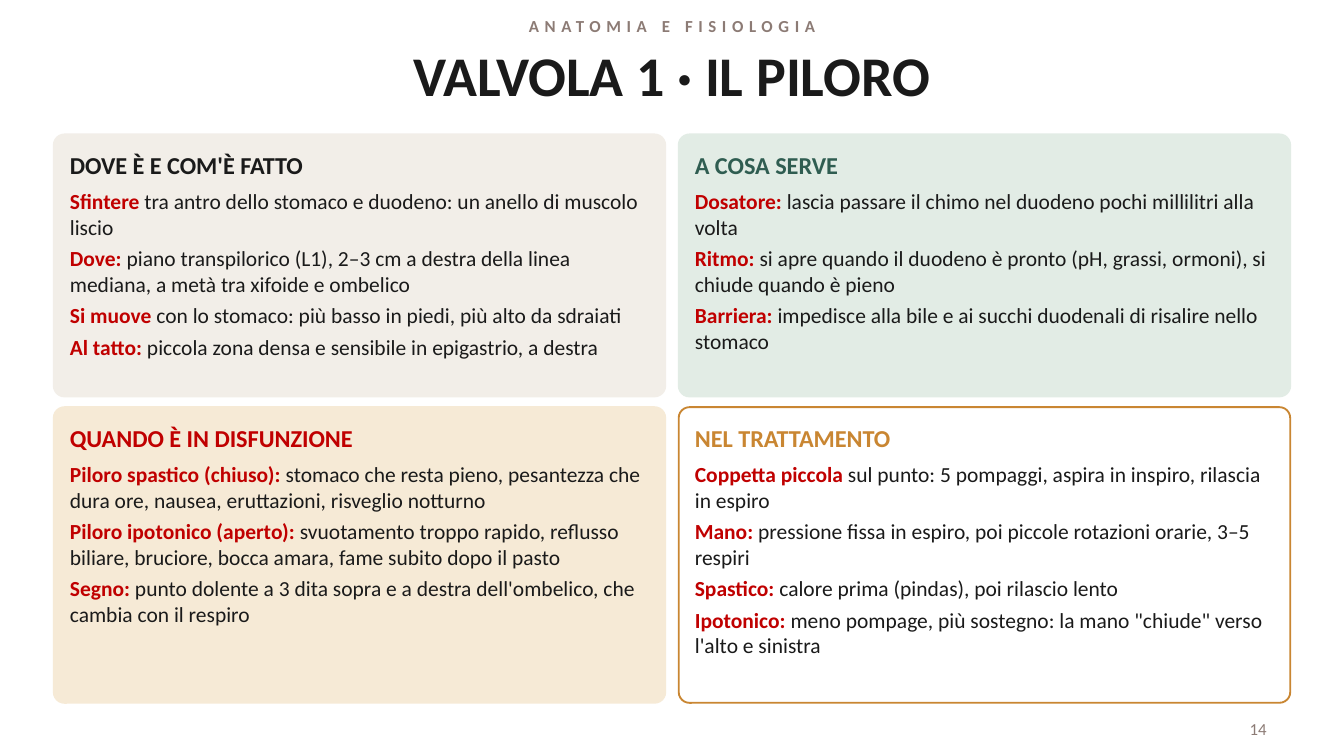
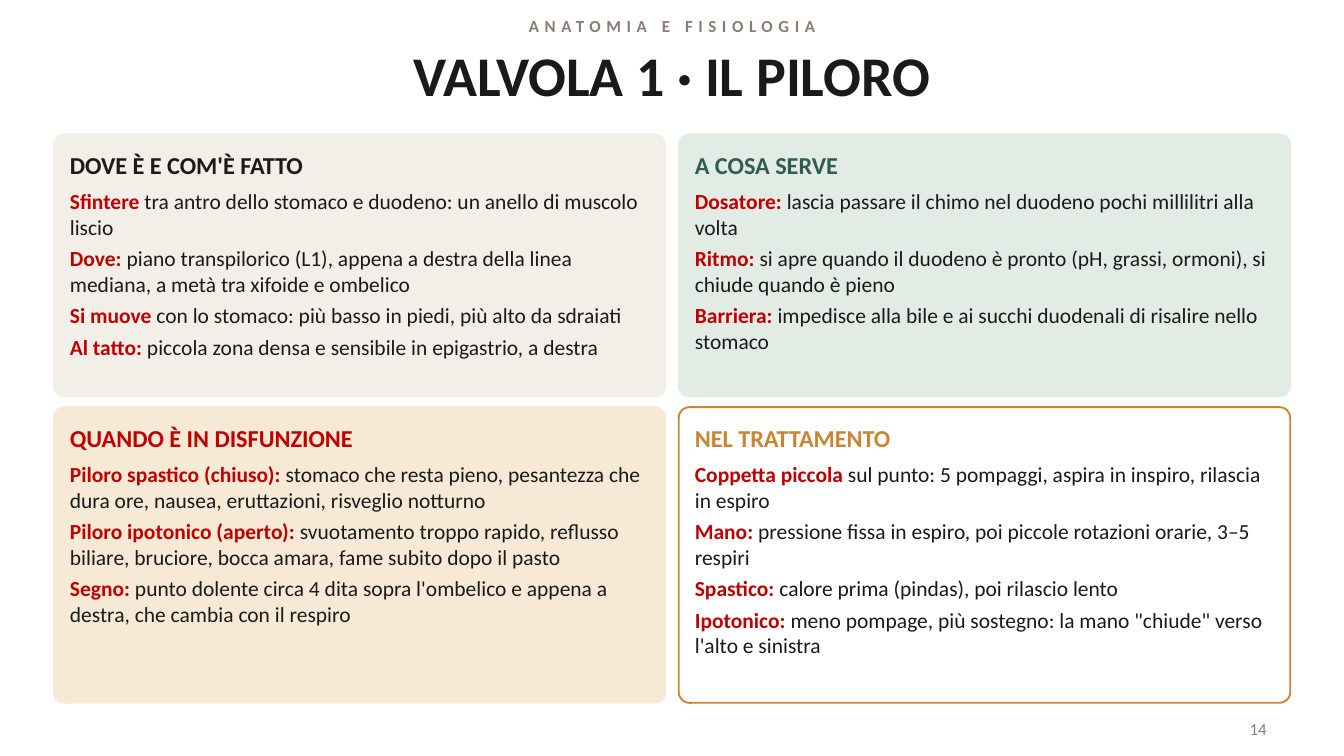
Before and after one commit to davidemcb/kinesiologia-studio, a slide deck: slide 14 of formazione/dispense/viscerale-2-livello.pptx. Drawn at 1344x756 pixels with LibreOffice and Linux fonts; fonts in the diff are those of the drawing. Boxes give left, top, right and bottom in pixels: in the first picture for what was removed or moved away, otherwise in the second. Text is boxed around its words. In the diff, an @@ line names an element or a change of style, - is before the commit and + after.

```diff
--- a/formazione/dispense/viscerale-2-livello.pptx
+++ b/formazione/dispense/viscerale-2-livello.pptx
@@ text at [70, 250, 572, 295]: text changed @@
-• Dove: piano transpilorico (L1), 2–3 cm a destra della linea mediana, a metà tra xifoide e ombelico
+• Dove: piano transpilorico (L1), appena a destra della linea mediana, a metà tra xifoide e ombelico
@@ text at [70, 581, 607, 626]: text changed @@
-• Segno: punto dolente a 3 dita sopra e a destra dell'ombelico, che cambia con il respiro
+• Segno: punto dolente circa 4 dita sopra l'ombelico e appena a destra, che cambia con il respiro
```
Also in this commit, not shown: 10 other slides changed, 1 other file.
